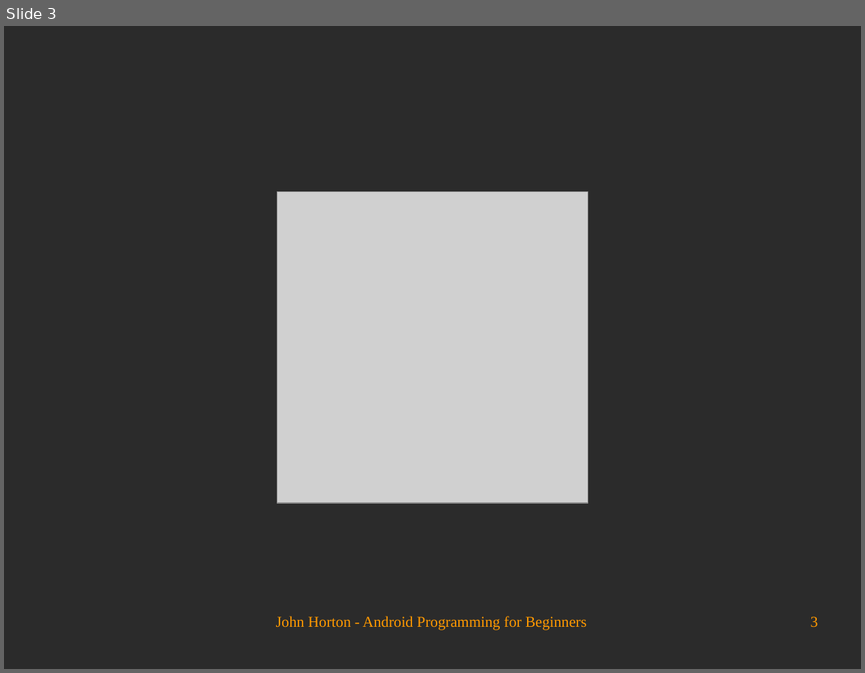
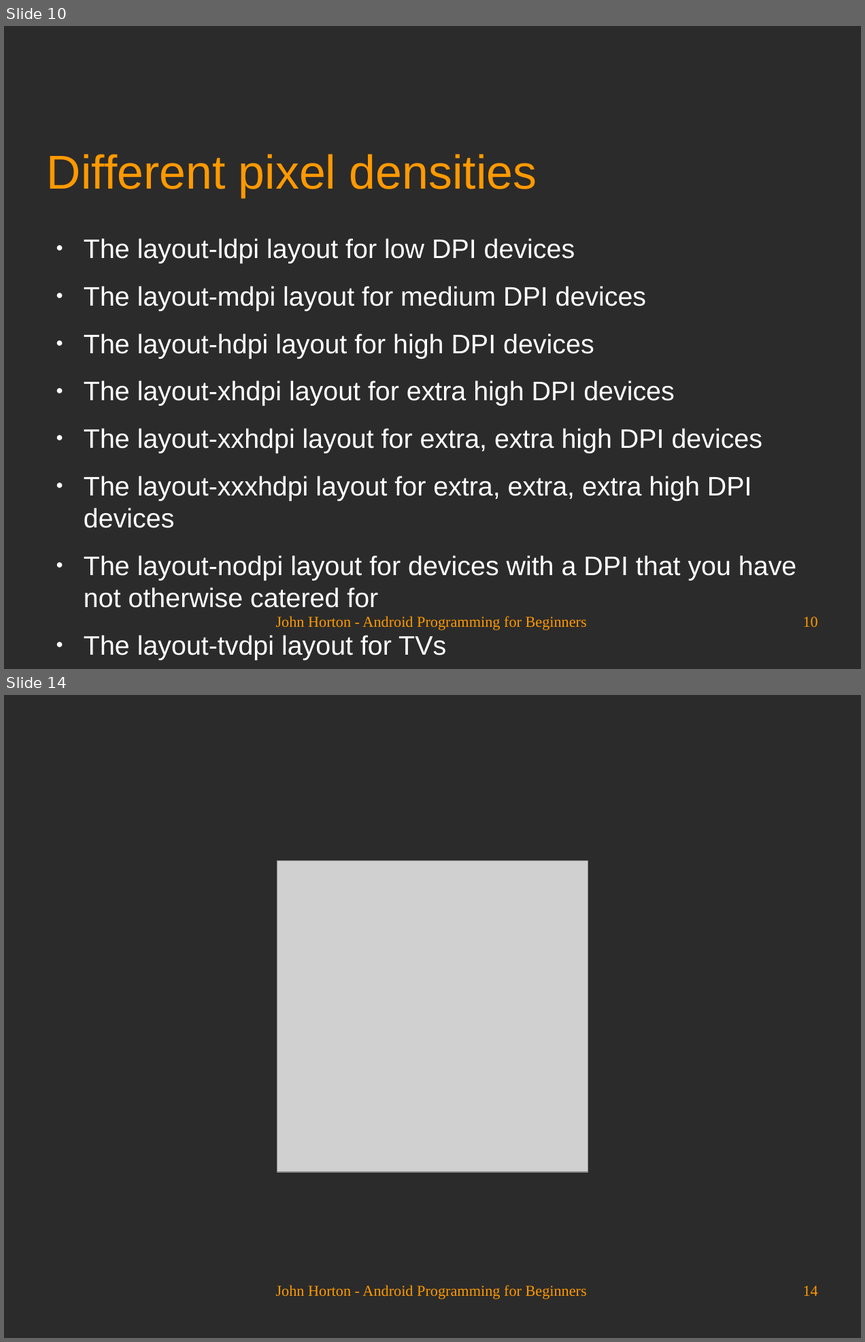
Before and after one commit to Academy-Soft-Intellect/Android-Programming-for-Beginners, a slide deck: 18_Design_Patterns_Fragments_and_the_Real_World.odp. Shown one above the other, each under a label of ours: slide 3 before the commit, slides 10 and 14 after it; the slides between them are not shown. The pictures are 865x673 and 865x1342 pixels, drawn with LibreOffice and Linux fonts; fonts in the diff are those of the drawing; grey boxes stand for pictures; background and template pictures are left out; a plain dark background stands for a picture behind light text. Boxes give left, top, right and bottom in pixels: in the first picture for what was removed or moved away, otherwise in the second. Text is boxed around its words. In the diff, an @@ line names an element or a change of style, - is before the commit and + after.

```diff
--- a/18_Design_Patterns_Fragments_and_the_Real_World.odp
+++ b/18_Design_Patterns_Fragments_and_the_Real_World.odp
@@ slide 10 added at (4, 26, 861, 669), background picture (left out) @@
@@ title added at (47, 154, 537, 197), 44 pt, text #FF9900 @@
+Different pixel densities
@@ text added at (84, 238, 796, 607), 24.8 pt, text #FFFFFF @@
+● The layout-ldpi layout for low DPI devices
+● The layout-mdpi layout for medium DPI devices
+● The layout-hdpi layout for high DPI devices
+● The layout-xhdpi layout for extra high DPI devices
+● The layout-xxhdpi layout for extra, extra high DPI devices
+● The layout-xxxhdpi layout for extra, extra, extra high DPI devices
+● The layout-nodpi layout for devices with a DPI that you have not otherwise catered for
+● The layout-tvdpi layout for TVs
@@ text added at (276, 616, 587, 630), 14 pt, text #FF9900 @@
+John Horton - Android Programming for Beginners
@@ page number added at (803, 616, 818, 626), 14 pt, text #FF9900 @@
+10
@@ what was slide 3 is now slide 14 @@
@@ page number at (803, 1285, 818, 1295): text changed @@
-3
+14
```
Also in this commit, not shown: 2 slides changed, 10 other slides added.
